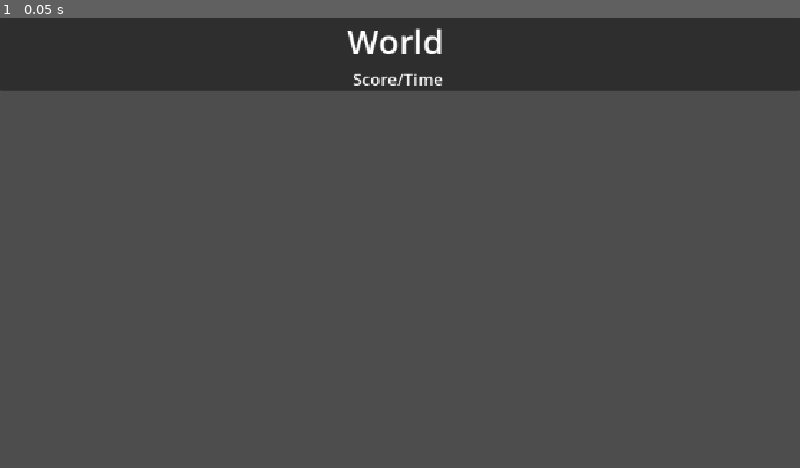
Above: before the commit, frame 1.
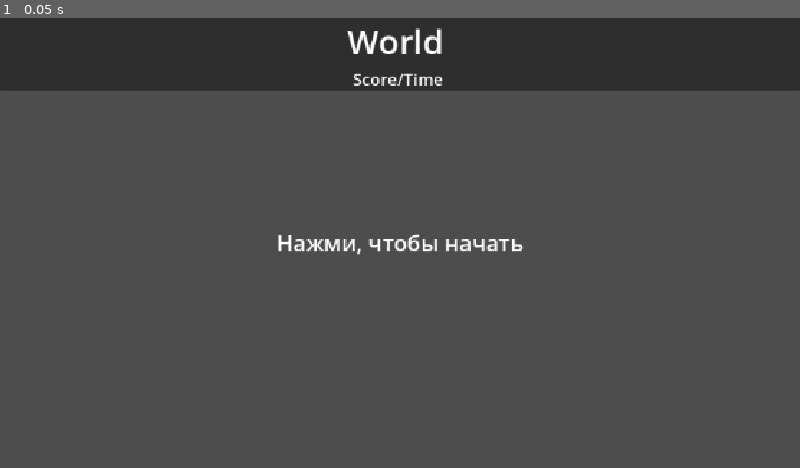
Above: after the commit, the same moment.

Repository: MV1312/language-game
Game: Godot game, scene res://scenes/main.tscn
Two runs of this game, one before a commit and one after it. Both use one fixed random seed, a clock stepped at 60 frames per second and the inputs below.
Inputs:
- Up to frame 1 (0.05 s): no input

The runs differ from the first frame. In frame 1, 0.5% of the frame differs, in the area x 34-66%, y 48-53%.

Commit message:
adding text

Diff:
--- a/scenes/main.tscn
+++ b/scenes/main.tscn
@@ -57,6 +57,7 @@
 grow_horizontal = 2
 grow_vertical = 2
 theme_override_font_sizes/font_size = 32
+text = "Нажми, чтобы начать"
 horizontal_alignment = 1
 vertical_alignment = 1
 metadata/_edit_use_anchors_ = true
